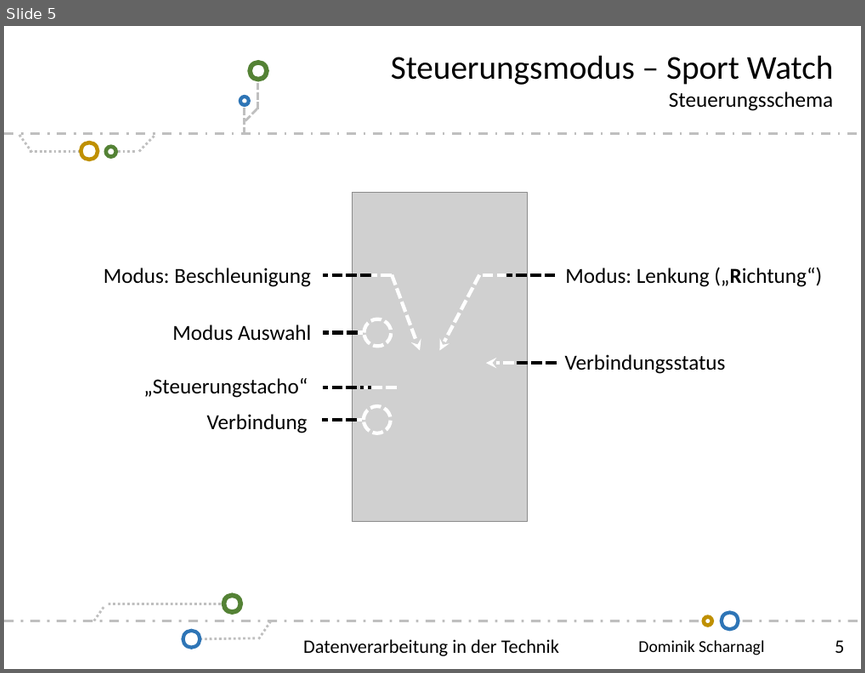
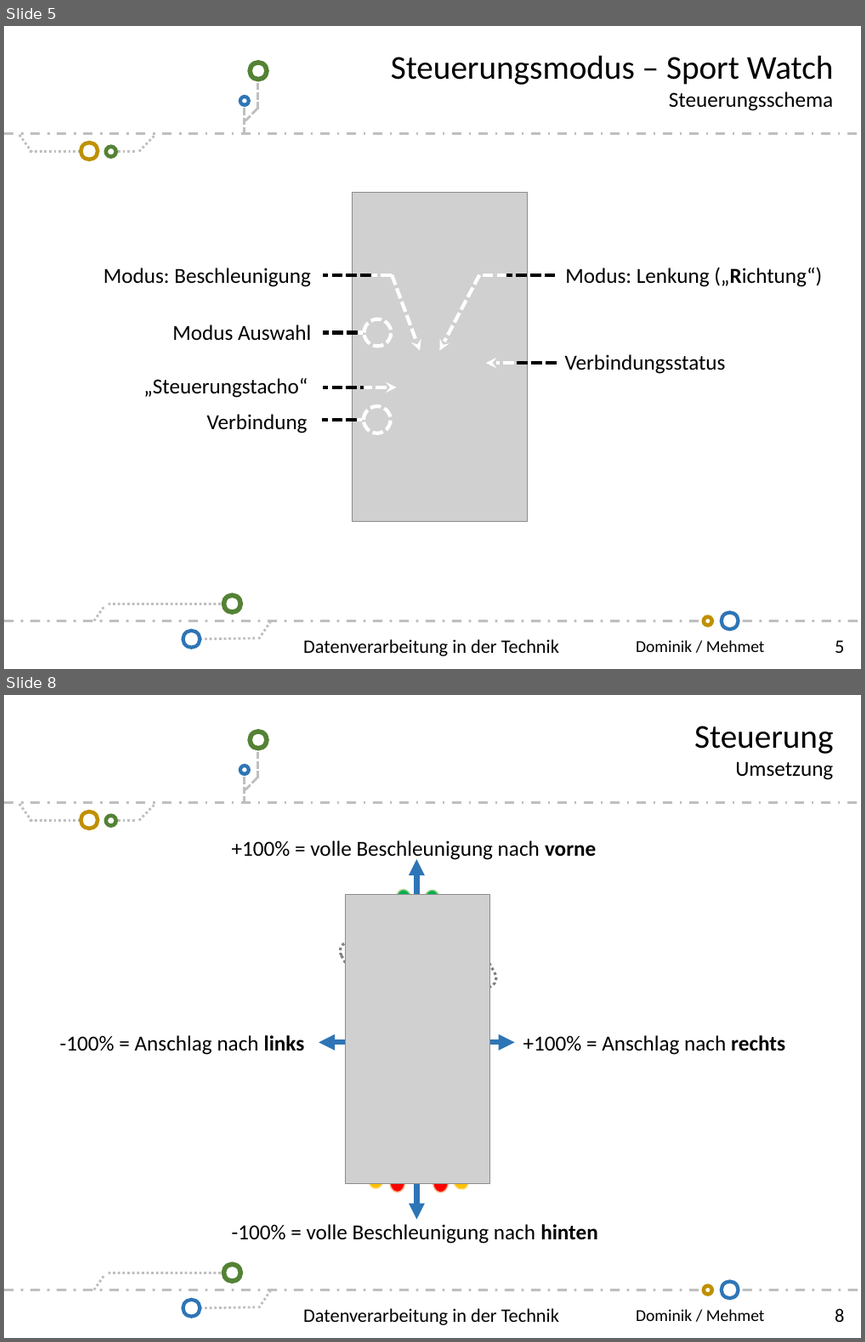
Before and after one commit to scd42636/DT_WS1718_02_StarCar, a slide deck: dokumentation/scd42636/Dominik-Scharnagl.pptx. Shown one above the other, each under a label of ours: slide 5 before the commit, slides 5 and 8 after it; the slides between them are not shown. The pictures are 865x673 and 865x1342 pixels, drawn with LibreOffice and Linux fonts; fonts in the diff are those of the drawing; grey boxes stand for pictures; background and template pictures are left out. Boxes give left, top, right and bottom in pixels: in the first picture for what was removed or moved away, otherwise in the second. Text is boxed around its words. In the diff, an @@ line names an element or a change of style, - is before the commit and + after.

```diff
--- a/dokumentation/scd42636/Dominik-Scharnagl.pptx
+++ b/dokumentation/scd42636/Dominik-Scharnagl.pptx
@@ slide 8 added at bbox=[4, 695, 861, 1338], background #FFFFFF; not listed: 24 template elements that a slide beside it also shows @@
@@ text added at bbox=[694, 726, 833, 780], 28 pt, text #000000 @@
+Steuerung
+Umsetzung
@@ text added at bbox=[232, 840, 596, 861], 18 pt, text #000000 @@
++100% = volle Beschleunigung nach vorne
@@ double arrow added from (417, 1219) to (417, 860), #2E75B6 4.5 pt @@
@@ picture added at bbox=[346, 894, 490, 1184] @@
@@ chord (boxed as its full ellipse) added at bbox=[395, 889, 413, 911], fill #00B050, outline #A9D18E 1 pt @@
@@ chord (boxed as its full ellipse) added at bbox=[422, 889, 440, 911], fill #00B050, outline #A9D18E 1 pt @@
@@ rounded rectangle added at bbox=[336, 939, 377, 991], outline #808080 2.25 pt dashed @@
@@ rounded rectangle added at bbox=[460, 939, 500, 992], outline #808080 2.25 pt dashed @@
@@ text added at bbox=[60, 1035, 305, 1055], 18 pt, text #000000 @@
+-100% = Anschlag nach links
@@ double arrow added from (318, 1042) to (515, 1042), #2E75B6 4.5 pt @@
@@ text added at bbox=[523, 1035, 785, 1055], 18 pt, text #000000 @@
++100% = Anschlag nach rechts
@@ chord (boxed as its full ellipse) added at bbox=[366, 1167, 386, 1190], fill #FFC000, outline #FFD966 1 pt @@
@@ chord (boxed as its full ellipse) added at bbox=[390, 1172, 405, 1191], fill #FF0000, outline #F4B183 1 pt @@
@@ chord (boxed as its full ellipse) added at bbox=[433, 1173, 449, 1192], fill #FF0000, outline #F4B183 1 pt @@
@@ chord (boxed as its full ellipse) added at bbox=[450, 1168, 471, 1191], fill #FFC000, outline #FFD966 1 pt @@
@@ text added at bbox=[232, 1224, 598, 1243], 18 pt, text #000000 @@
+-100% = volle Beschleunigung nach hinten
@@ text added at bbox=[303, 1308, 559, 1325], 16 pt, text #000000 @@
+Datenverarbeitung in der Technik
@@ slide 5 changed as well @@
@@ line (397, 387) - (364, 387): line to arrow @@
@@ text at bbox=[636, 640, 765, 652]: text changed @@
-Dominik Scharnagl
+Dominik / Mehmet
```
Also in this commit, not shown: 10 other slides changed, 1 other slide added, 1 slide removed.
